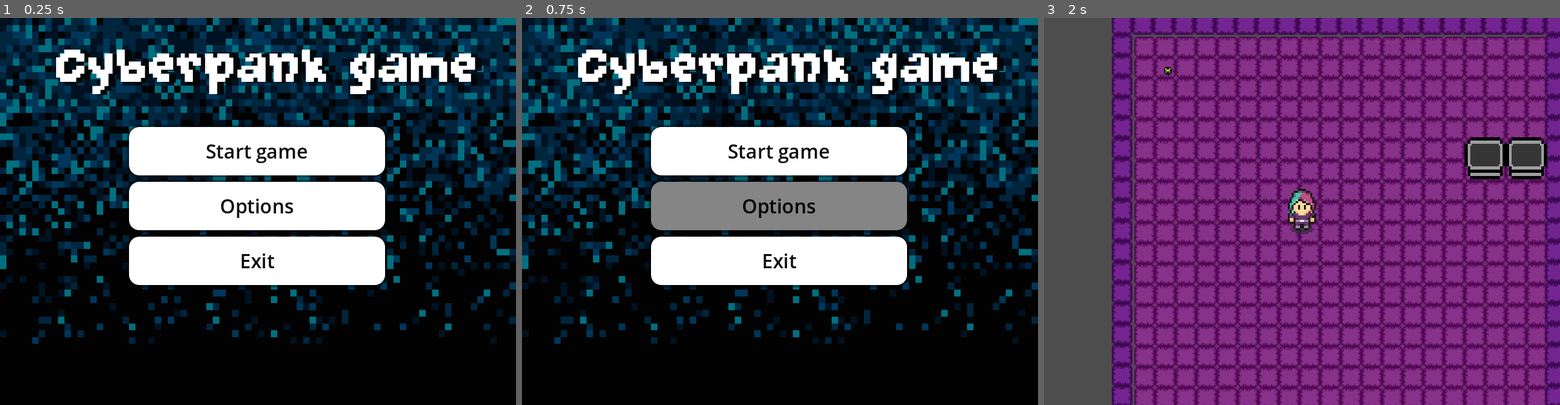
Above: before the commit, frames 1-3 (left to right).
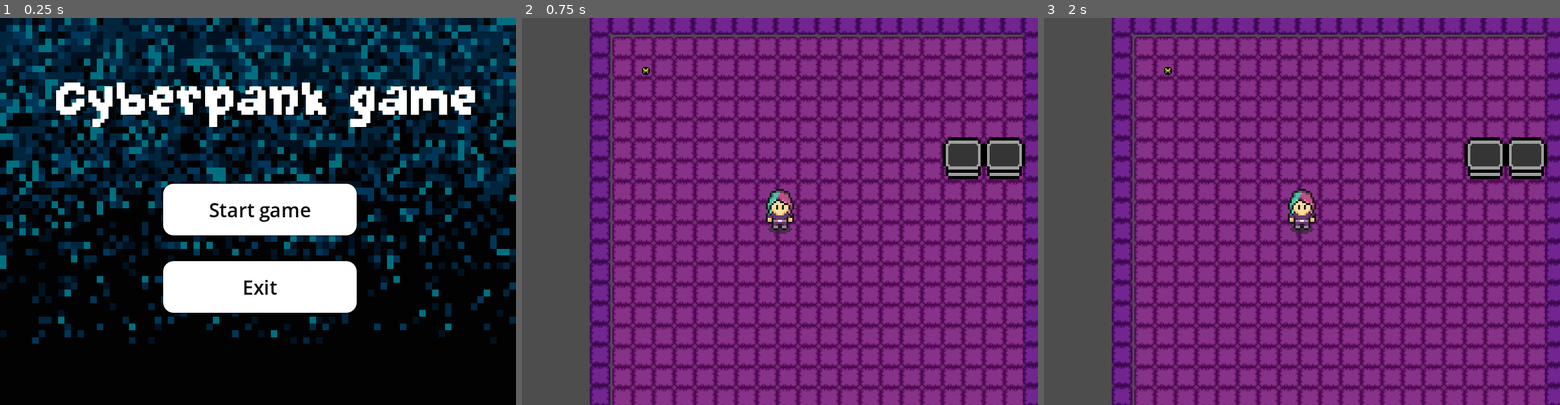
Above: after the commit, the same moments.

Repository: Oxy083612/sandbox-gamejam
Game: Godot game, scene res://scenes/ui/menu/main_menu.tscn
Same seed, same stepped clock (60 frames per second), same inputs: the game is played once before the commit and once after it.
Inputs (mouse positions are in pixels of both pictures, inside the frame that each line leads up to):
- Up to frame 1 (0.25 s): no input
- Up to frame 2 (0.75 s): click (780, 207) at 0.5 s, where only the run before the commit has a clickable "Options"
- Up to frame 3 (2 s): click (1302, 149) at 1.25 s, where only the run before the commit has a clickable "Start game"

The runs differ from the first frame. In frame 1, 26% of the frame differs, in the area x 10-94%, y 8-77%; in frame 2, 100%, in the area x 0-100%, y 0-100%; in frame 3, nothing differs.

Commit message:
update menu przyciskow

Diff:
--- a/scenes/ui/menu/main_menu.tscn
+++ b/scenes/ui/menu/main_menu.tscn
@@ -14,7 +14,7 @@
 corner_radius_top_right = 16
 corner_radius_bottom_right = 16
 corner_radius_bottom_left = 16
-shadow_size = 5
+shadow_size = 2
 
 [sub_resource type="StyleBoxFlat" id="StyleBoxFlat_5ssjm"]
 bg_color = Color(0.23211971, 0.23211992, 0.23211977, 1)
@@ -54,18 +54,18 @@
 
 [node name="VBoxContainer" type="VBoxContainer" parent="."]
 layout_mode = 1
-anchors_preset = -1
-anchor_left = 0.49800003
-anchor_top = 0.528
-anchor_right = 0.49800003
-anchor_bottom = 0.528
-offset_left = -198.69604
-offset_top = -148.14401
-offset_right = 198.42896
-offset_bottom = 97.10599
+anchors_preset = 8
+anchor_left = 0.5
+anchor_top = 0.5
+anchor_right = 0.5
+anchor_bottom = 0.5
+offset_left = -147.0
+offset_top = -43.0
+offset_right = 153.0
+offset_bottom = 157.0
 grow_horizontal = 2
 grow_vertical = 2
-theme_override_constants/separation = 10
+theme_override_constants/separation = 40
 
 [node name="Button" type="Button" parent="VBoxContainer"]
 layout_mode = 2
@@ -81,20 +81,6 @@
 theme_override_styles/focus = SubResource("StyleBoxEmpty_5ssjm")
 text = "Start game
 "
-
-[node name="Button2" type="Button" parent="VBoxContainer"]
-layout_mode = 2
-size_flags_vertical = 3
-theme_override_colors/font_color = Color(0.05414238, 0.05414208, 0.054142147, 1)
-theme_override_colors/font_focus_color = Color(0, 0, 0, 1)
-theme_override_colors/font_pressed_color = Color(0, 0, 0, 1)
-theme_override_colors/font_hover_color = Color(0, 0, 0, 1)
-theme_override_font_sizes/font_size = 30
-theme_override_styles/normal = SubResource("StyleBoxFlat_x3ykt")
-theme_override_styles/pressed = SubResource("StyleBoxFlat_5ssjm")
-theme_override_styles/hover = SubResource("StyleBoxFlat_eip10")
-theme_override_styles/focus = SubResource("StyleBoxEmpty_5ssjm")
-text = "Options"
 
 [node name="Button3" type="Button" parent="VBoxContainer"]
 layout_mode = 2
@@ -119,9 +105,9 @@
 anchor_right = 0.5
 anchor_bottom = 0.5
 offset_left = -313.0
-offset_top = -276.0
+offset_top = -225.0
 offset_right = 343.0
-offset_bottom = -176.0
+offset_bottom = -125.0
 grow_horizontal = 2
 grow_vertical = 2
 theme_override_colors/font_shadow_color = Color(0.008099999, 0.023429995, 0.03, 0.9843137)
@@ -133,5 +119,4 @@
 vertical_alignment = 1
 
 [connection signal="pressed" from="VBoxContainer/Button" to="." method="_on_start_pressed"]
-[connection signal="pressed" from="VBoxContainer/Button2" to="." method="_on_settings_pressed"]
 [connection signal="pressed" from="VBoxContainer/Button3" to="." method="_on_exit_pressed"]
